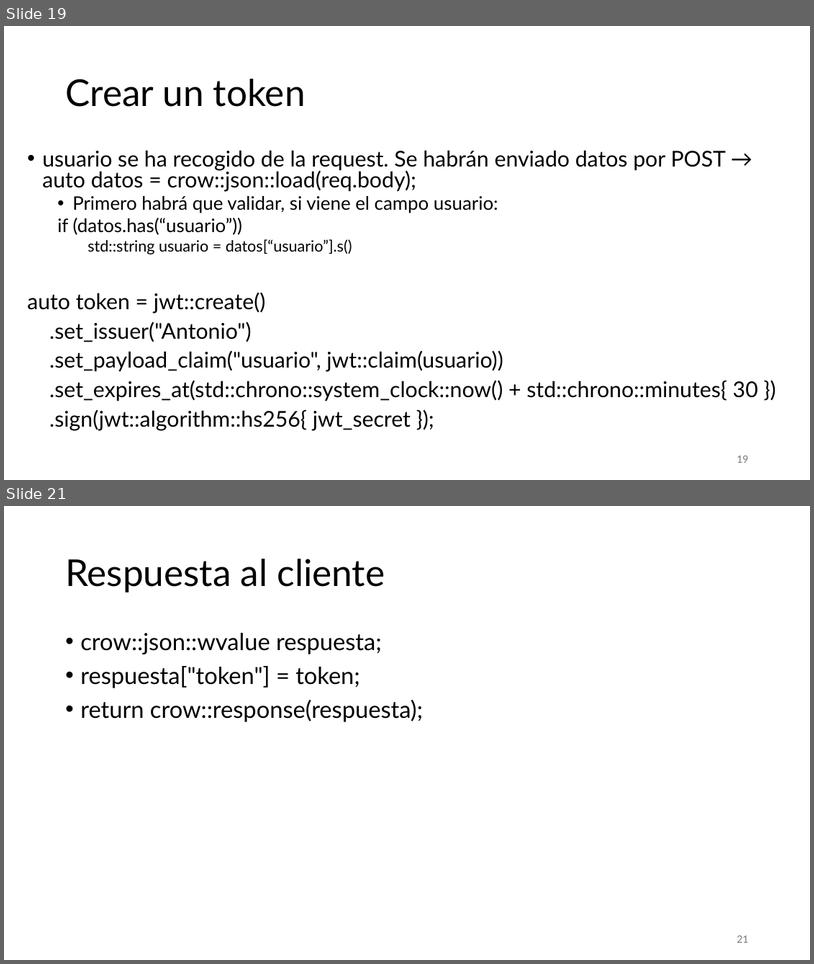
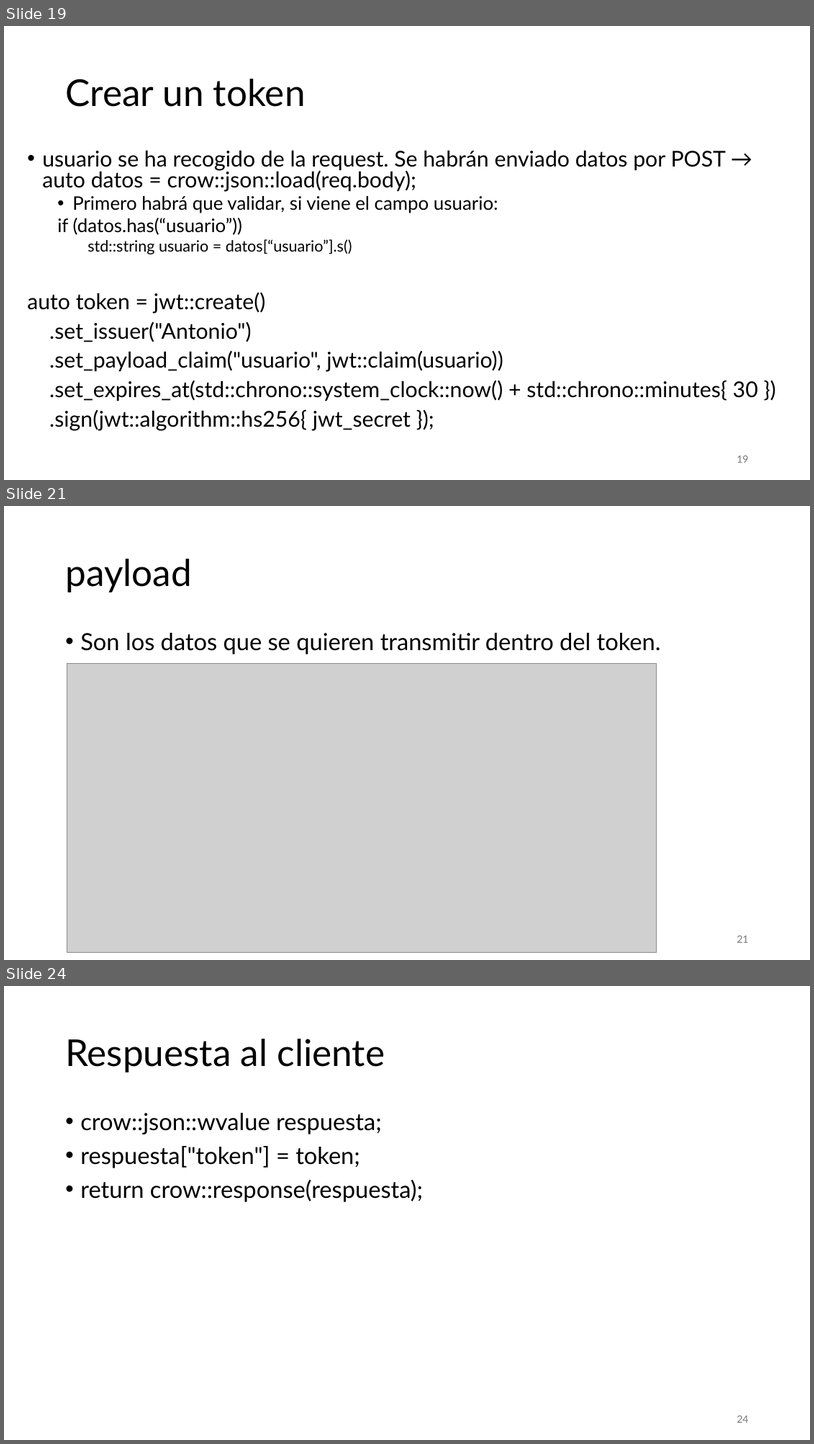
Before and after one commit to aldebarran22/CURSO_CPP_SERVICIOS_30H, a slide deck: doc/6_Seguridad_servicios_web_cpp.pptx. Shown one above the other, each under a label of ours: slides 19 and 21 before the commit, slides 19, 21 and 24 after it; the slides between them are not shown. The pictures are 814x964 and 814x1444 pixels, drawn with LibreOffice and Linux fonts; fonts in the diff are those of the drawing; grey boxes stand for pictures. Boxes give left, top, right and bottom in pixels: in the first picture for what was removed or moved away, otherwise in the second. Text is boxed around its words. In the diff, an @@ line names an element or a change of style, - is before the commit and + after.

```diff
--- a/doc/6_Seguridad_servicios_web_cpp.pptx
+++ b/doc/6_Seguridad_servicios_web_cpp.pptx
@@ slide 21 added at [4,506,810,960], background #FFFFFF @@
@@ title added at [65,559,192,592], 44 pt, text #000000 @@
+payload
@@ text added at [80,633,661,654], 28 pt, text #000000 @@
+• Son los datos que se quieren transmitir dentro del token.
@@ picture added at [67,663,657,952] @@
@@ page number added at [737,935,748,942], 12 pt, text #797979 @@
+21
@@ what was slide 21 is now slide 24 @@
@@ page number at [737,1415,748,1422]: text changed @@
-21
+24
```
Also in this commit, not shown: 1 slide changed, 2 other slides added, 5 other files.
